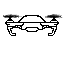
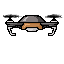
Layer changes from the first 64x64 image to the second:
added layer "Layer 5" above "Layer 2" over [7, 16, 57, 35]
